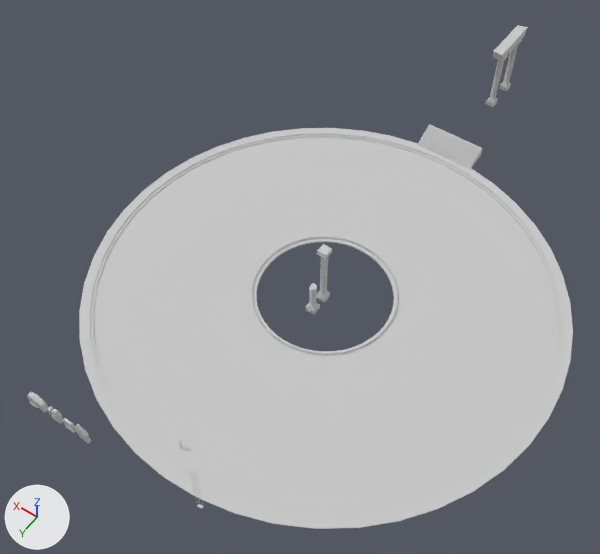
Renders of the FBX model Assets/Game Assets/Props/Placeta/Placeta.FBX from each side of a commit.
Before and after are seen from a 50 mm camera at (-34.7, 54.2, 85.7) aimed at (2.9, 1.5, 2.9). The axes (+X, +Y, +Z) are drawn at lower left. The lights are the same throughout. Where no turn or scale is listed for an object, it has been applied to the vertices.

In view in the first picture: 'escaleras_plaza', 'square', 'valla_arbol_1', 'valla_arbol_3'.
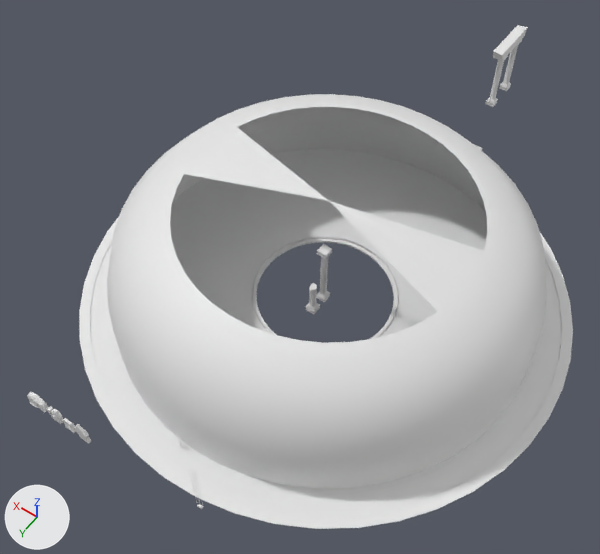
Where the newer file only moved an object's origin or applied its transform, the numbers keep the older frame.

Changed parts and their boxes [x1, y1, x2, y2] in the pictures (600 x 554 px):
'square', recoloured (grey to white): [79, 128, 573, 529] in both
'square_fog_wall', added: after [107, 94, 547, 489]
'escaleras_plaza', recoloured: [418, 124, 482, 169] in both
'valla_arbol_3', deleted: before [282, 327, 388, 355]
'valla_arbol_1', deleted: before [268, 236, 364, 258]

Diff of the bpy script that builds the scene:
```diff
--- a/Assets/Game Assets/Props/Placeta/Placeta.FBX.py
+++ b/Assets/Game Assets/Props/Placeta/Placeta.FBX.py
@@ mat_mat_escaleras_plaza @@
 mat_mat_escaleras_plaza = principled_material('MAT_escaleras_plaza')
-mat_mat_escaleras_plaza.base_color = (0.588, 0.588, 0.588)  # light grey #cacaca
+mat_mat_escaleras_plaza.base_color = (0.8, 0.8, 0.8)  # white #e7e7e7
 mat_mat_escaleras_plaza.roughness = 0.859
@@ mat_mat_square @@
 mat_mat_square = principled_material('MAT_square')
-mat_mat_square.base_color = (0.588, 0.588, 0.588)  # light grey #cacaca
+mat_mat_square.base_color = (0.8, 0.8, 0.8)  # white #e7e7e7
 mat_mat_square.roughness = 0.859
@@ me_untitled_019 @@
+me_untitled_019.from_pydata(...)  # 223 vertices, 184 faces; spans x -26.7..26.7, y -26.7..26.7, z 0.2..17.7
+me_untitled_019.materials.append(mat_mat_square)  # white #e7e7e7
@@ ob_valla_arbol_1 @@
-ob_valla_arbol_1 = bpy.data.objects.new('valla_arbol_1', me_mesh_001)
-ob_valla_arbol_1.location = (0.0, 0.0, 0.0)
@@ ob_valla_arbol_3 @@
-ob_valla_arbol_3 = bpy.data.objects.new('valla_arbol_3', me_mesh_003)
-ob_valla_arbol_3.location = (0.0, 0.0, 0.0)
@@ ob_square_fog_wall @@
+ob_square_fog_wall = bpy.data.objects.new('square_fog_wall', me_untitled_019)
+ob_square_fog_wall.location = (0.0, 0.0, -0.3)
```
